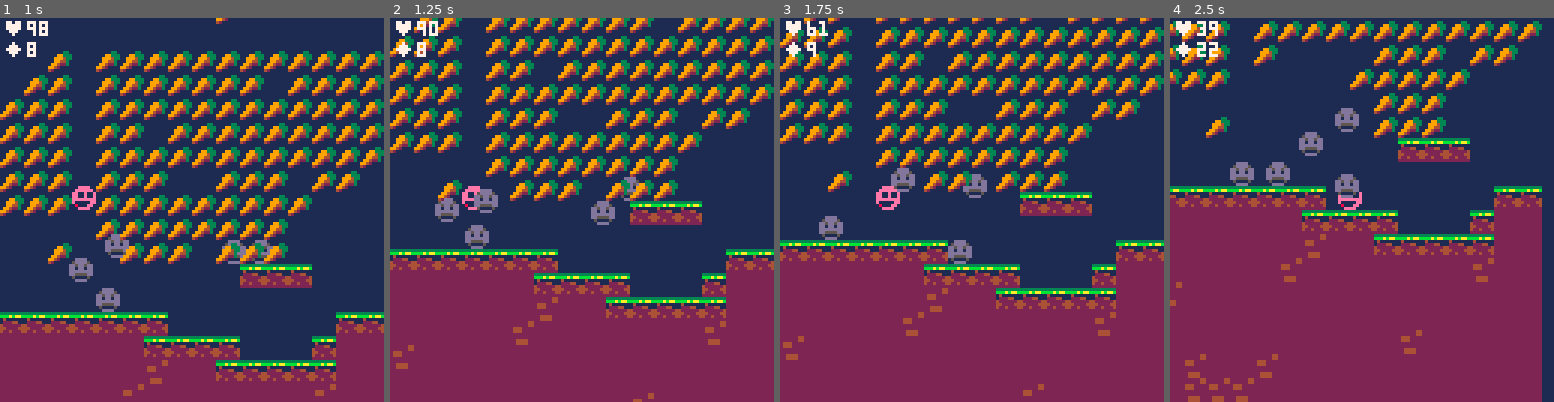
Above: before the commit, frames 1-4 (left to right).
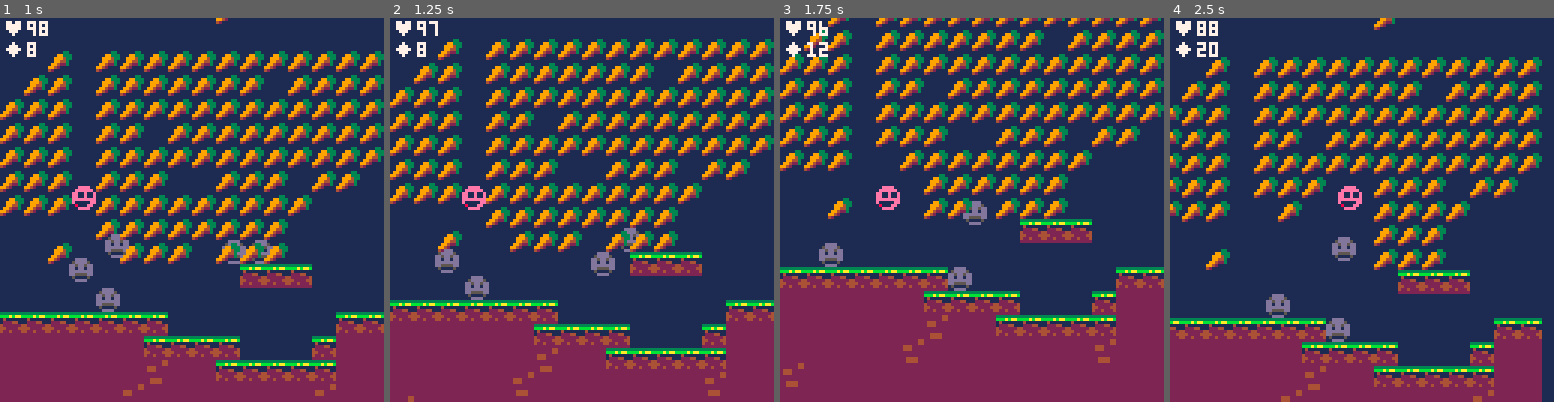
Above: after the commit, the same moments.

Repository: Powersaurus/flutton
Game: PICO-8 cartridge demos/eaty-carrots.p8
Two runs of this game, one before a commit and one after it. Both use one fixed random seed, a clock stepped at 60 frames per second and the inputs below.
Inputs:
- Up to frame 1 (1 s): tap X (X key) at 0.33 s; tap O (Z key) at 0.7 s
- Up to frame 2 (1.25 s): tap X (X key) at 1.07 s
- Up to frame 3 (1.75 s): hold Right from 1.6 s (still down); tap O (Z key) at 1.7 s
- Up to frame 4 (2.5 s): tap X (X key) at 1.85 s; release Right at 2.1 s; tap O (Z key) at 2.1 s; hold Up 2.15-2.42 s; hold Right from 2.47 s (still down)

Frame 1 is identical in both runs. In frame 2, 41% of the frame differs, in the area x 0-100%, y 0-100%; in frame 3, 31%; in frame 4, 59%, in the area x 0-97%, y 0-100%.

Commit message:
Demo game: Can bounce/stomp on enemies

Diff:
--- a/demos/eaty-carrots.p8
+++ b/demos/eaty-carrots.p8
@@ -73,7 +73,7 @@
 00000000000000000000000000000000000000000000000000000000000000000000000000000000000000000000000000000000000000000000000000000000
 00000000000000000000000000000050000000000000000000000000000000000000000000000000000000000000000000000000000000000000000000000000
 __gff__
-0001042802020200280000000000000000000000000000000000000000000000000000000000000000000000000000000000000000000000000000000000000000000000000000000000000000000000000000000000000000000000000000000000000000000000000000000000000000000000000000000000000000000000
+0001046802020200280000000000000000000000000000000000000000000000000000000000000000000000000000000000000000000000000000000000000000000000000000000000000000000000000000000000000000000000000000000000000000000000000000000000000000000000000000000000000000000000
 0000000000000000000000000000000000000000000000000000000000000000000000000000000000000000000000000000000000000000000000000000000000000000000000000000000000000000000000000000000000000000000000000000000000000000000000000000000000000000000000000000000000000000
 __map__
 0000000000000000000000000000000000000000000000000000000000000006000000000000000000000000000000000000000000000000000000000000000000000000000000000000000000000000000000000000000000000000000000000000000000000000000000000000000000000000000000000000000000000000
